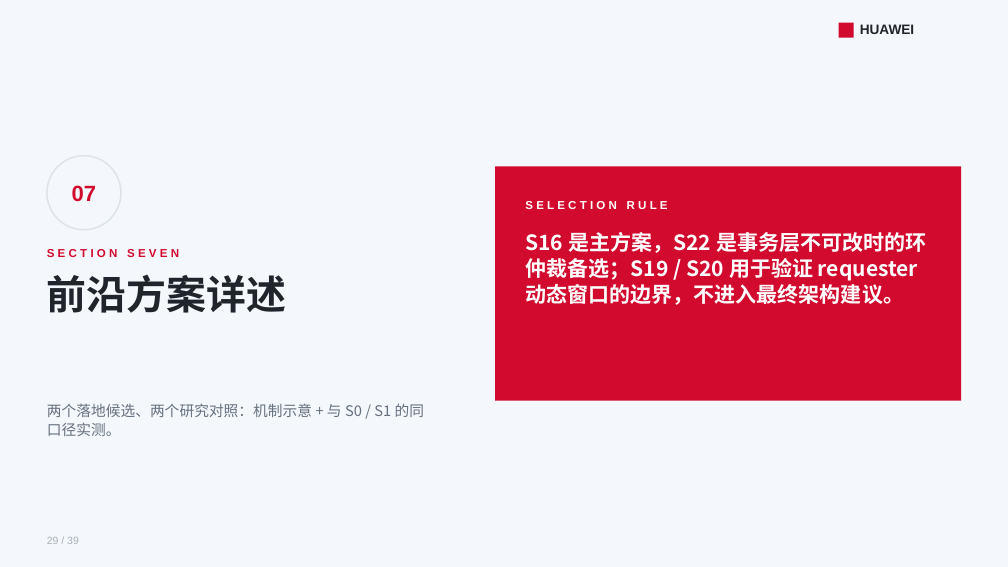
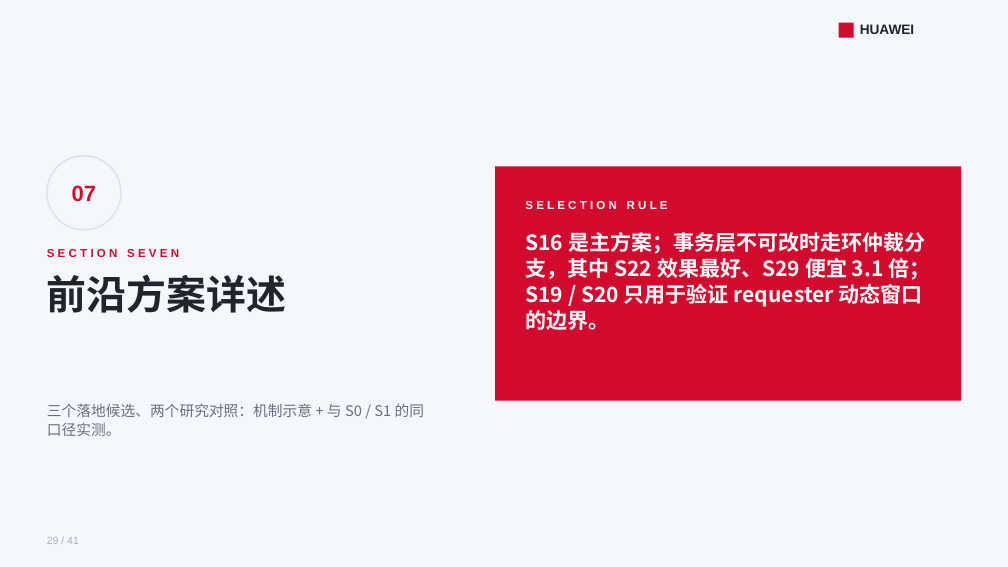
Before and after one commit to lukebest/booksim2, a slide deck: slide 29 of ppt/ring2-write-fairness.pptx. Drawn at 1008x567 pixels with LibreOffice and Linux fonts; fonts in the diff are those of the drawing. Boxes give left, top, right and bottom in pixels: in the first picture for what was removed or moved away, otherwise in the second. Text is boxed around its words. In the diff, an @@ line names an element or a change of style, - is before the commit and + after.

```diff
--- a/ppt/ring2-write-fairness.pptx
+++ b/ppt/ring2-write-fairness.pptx
@@ text at [525,232,930,330]: text changed @@
-S16 是主方案，S22 是事务层不可改时的环仲裁备选；S19 / S20 用于验证 requester 动态窗口的边界，不进入最终架构建议。
+S16 是主方案；事务层不可改时走环仲裁分支，其中 S22 效果最好、S29 便宜 3.1 倍；S19 / S20 只用于验证 requester 动态窗口的边界。
@@ text at [47,403,424,436]: text changed @@
-两个落地候选、两个研究对照：机制示意 + 与 S0 / S1 的同口径实测。
+三个落地候选、两个研究对照：机制示意 + 与 S0 / S1 的同口径实测。
@@ text at [47,537,79,544]: text changed @@
-29 / 39
+29 / 41
```
Also in this commit, not shown: 37 other slides changed, 2 slides added, 10 other files.
